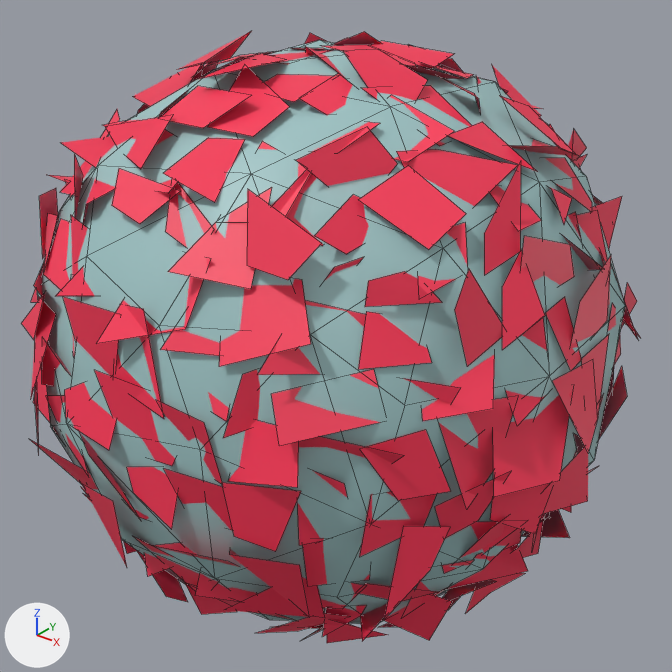
Renders of the FBX model Assets/3D/Bush1.fbx from each side of a commit.
Both versions are drawn from a 50 mm lens placed at (1.63, -2.01, 1.233), pointed at (0.015, 0.009, -0.019). The axes (+X, +Y, +Z) are drawn at lower left. The lights are the same throughout. Mesh edges are drawn as thin lines. Where no turn or scale is listed for an object, it has been applied to the vertices.
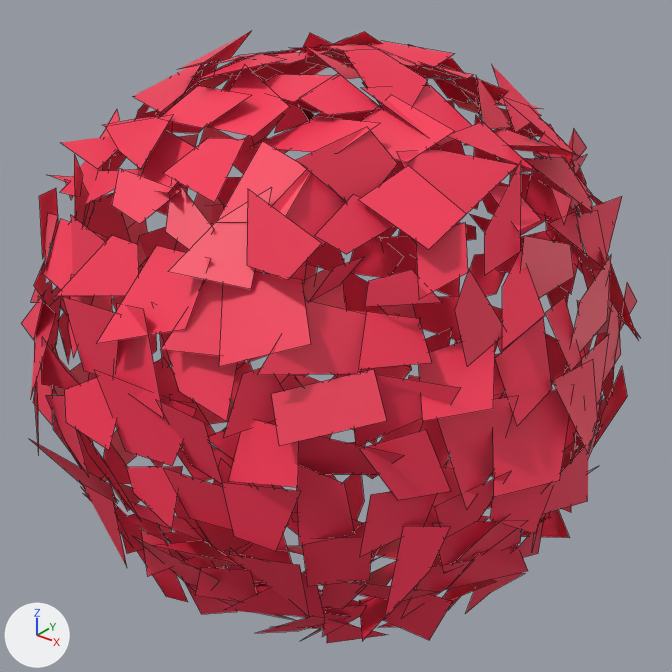
Pixel boxes [x1, y1, x2, y2] of what changed, in the pictures (672 x 672 px):
part 1 of me_cube_002, deleted: before [37, 40, 625, 624]

What changed in the scene script:
```text
Change me_cube_002:
    where me_cube_002.from_pydata(...)  # 1603 vertices, 509 faces; spans x -0.91..0.92, y -0.86..0.89, z -0.89..0.89
    used by ob_cube_001; location = (0.0, 0.0, 0.0)
    me_cube_002 part 1: the loose piece of 67 vertices spanning x -0.84..0.83, y -0.84..0.84, z -0.83..0.84 is deleted
    remove me_cube_002.materials.append(mat_material)  # cyan #a0c5c6
```
